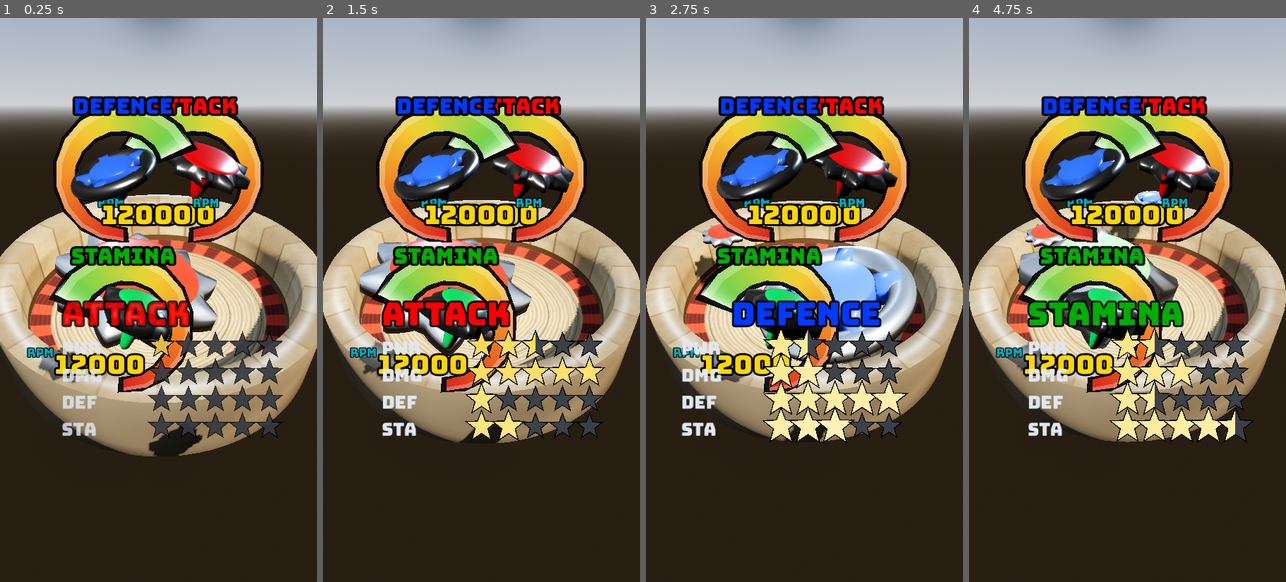
Above: before the commit, frames 1-4 (left to right).
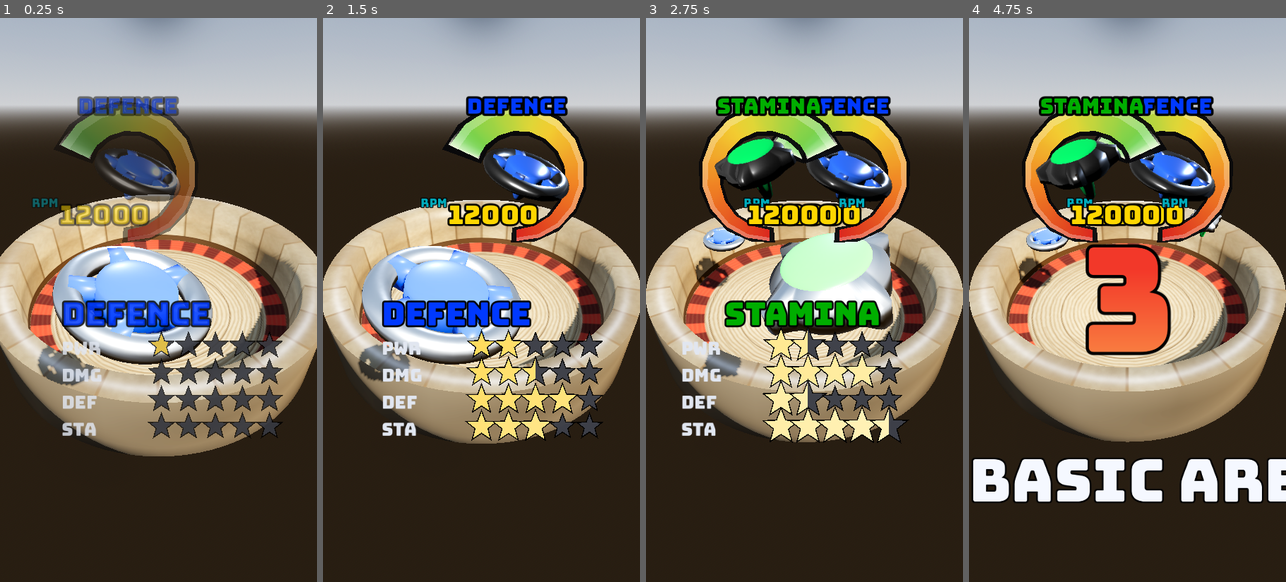
Above: after the commit, the same moments.

Repository: TaurusFire/SuperBattleTops
Game: Godot game, scene res://Scenes/Main.tscn
Same seed, same stepped clock (60 frames per second), same inputs: the game is played once before the commit and once after it.
Inputs:
- Up to frame 1 (0.25 s): no input
- Up to frame 2 (1.5 s): no input
- Up to frame 3 (2.75 s): no input
- Up to frame 4 (4.75 s): no input

The runs differ from the first frame. In frame 1, 24% of the frame differs, in the area x 8-84%, y 13-78%; in frame 2, 20%; in frame 3, 19%; in frame 4, 26%, in the area x 0-100%, y 13-86%.

Commit message:
changes

Diff:
--- a/battle-tops/Resources/TopStats/attack_top.tres
+++ b/battle-tops/Resources/TopStats/attack_top.tres
@@ -26,11 +26,11 @@
 rpm_base_decay_rate = 70.0
 rpm_decay_frac = 0.02
 base_knockback = 50.0
-base_damage = 80.0
+base_damage = 90.0
 defence = 15.0
 weight = 0.14
 move_speed = 0.9
-aggression = 0.9
+aggression = 0.8
 dodge_skill = 0.25
 base_responsiveness = 4.0
 metadata/_custom_type_script = "uid://t37dunmlguwa"
--- a/battle-tops/Resources/TopStats/defence_top.tres
+++ b/battle-tops/Resources/TopStats/defence_top.tres
@@ -25,10 +25,11 @@
 name_colour_secondary = Color(0.5255186, 0.67941904, 1, 1)
 initial_rpm = 12000.0
 rpm_base_decay_rate = 50.0
-base_knockback = 30.0
-base_damage = 30.0
-defence = 80.0
-weight = 0.21
+base_knockback = 40.0
+base_damage = 40.0
+defence = 60.0
+weight = 0.2
 move_speed = 0.75
+aggression = 0.3
 dodge_skill = 0.4
 metadata/_custom_type_script = "uid://t37dunmlguwa"
--- a/battle-tops/Resources/TopStats/kamikaze_top.tres
+++ b/battle-tops/Resources/TopStats/kamikaze_top.tres
@@ -32,7 +32,7 @@
 rpm_base_decay_rate = 120.0
 rpm_decay_frac = 0.02
 base_knockback = 50.0
-base_damage = 90.0
+base_damage = 100.0
 defence = 12.0
 weight = 0.12
 move_speed = 0.9
--- a/battle-tops/Resources/TopStats/speedboost_top.tres
+++ b/battle-tops/Resources/TopStats/speedboost_top.tres
@@ -31,11 +31,11 @@
 initial_rpm = 12000.0
 rpm_base_decay_rate = 40.0
 base_knockback = 30.0
-base_damage = 60.0
+base_damage = 70.0
 defence = 15.0
 weight = 0.14
 move_speed = 0.25
-aggression = 0.7
+aggression = 0.65
 dodge_skill = 0.6
 ability = SubResource("Resource_vpwyr")
 metadata/_custom_type_script = "uid://t37dunmlguwa"
--- a/battle-tops/Resources/TopStats/stamina_top.tres
+++ b/battle-tops/Resources/TopStats/stamina_top.tres
@@ -27,9 +27,9 @@
 rpm_base_decay_rate = 40.0
 rpm_decay_frac = 0.01
 base_knockback = 35.0
+base_damage = 60.0
 defence = 25.0
-weight = 0.14
-move_speed = 0.85
-aggression = 0.6
+weight = 0.15
+move_speed = 0.8
 dodge_skill = 0.5
 metadata/_custom_type_script = "uid://t37dunmlguwa"
--- a/battle-tops/Scenes/Main.tscn
+++ b/battle-tops/Scenes/Main.tscn
@@ -70,7 +70,7 @@
 [node name="GameManager" type="Node" parent="." unique_id=1117798205 node_paths=PackedStringArray("arena", "tops", "intro")]
 script = ExtResource("5_pbw6q")
 arena = NodePath("../Arena")
-tops = [NodePath("../Att"), NodePath("../Def"), NodePath("../Stam")]
+tops = [NodePath("../Def"), NodePath("../Stam")]
 intro = NodePath("../IntroSequence")
 
 [node name="Arena" parent="." unique_id=1258390969 instance=ExtResource("1_kln2b")]
@@ -80,6 +80,7 @@
 
 [node name="Att" parent="." unique_id=2088087833 instance=ExtResource("16_346fj")]
 transform = Transform3D(1, 0, 0, 0, 1, 0, 0, 0, 1, 0, 0.05456163, 0)
+visible = false
 stats = ExtResource("17_0sclb")
 
 [node name="Def" parent="." unique_id=1788708962 instance=ExtResource("16_346fj")]
@@ -127,10 +128,11 @@
 script = ExtResource("14_1p5hy")
 manager = NodePath("../GameManager")
 
-[node name="GaugePanel" type="CanvasLayer" parent="." unique_id=621190517 node_paths=PackedStringArray("manager")]
+[node name="GaugePanel" type="CanvasLayer" parent="." unique_id=621190517 node_paths=PackedStringArray("manager", "intro")]
 script = ExtResource("15_h1m7h")
 manager = NodePath("../GameManager")
 gauge_scene = ExtResource("16_erwvk")
+intro = NodePath("../IntroSequence")
 
 [node name="UI" type="CanvasLayer" parent="." unique_id=1595222250]
 
@@ -146,7 +148,7 @@
 font = ExtResource("17_346fj")
 shader = ExtResource("18_0sclb")
 
-[node name="ResultDisplay" type="Control" parent="UI" unique_id=1205491703 node_paths=PackedStringArray("manager")]
+[node name="ResultDisplay" type="Control" parent="UI" unique_id=1205491703 node_paths=PackedStringArray("manager", "finish_display")]
 layout_mode = 3
 anchors_preset = 15
 anchor_right = 1.0
@@ -155,6 +157,7 @@
 grow_vertical = 2
 script = ExtResource("17_2w5on")
 manager = NodePath("../../GameManager")
+finish_display = NodePath("../FinishDisplay")
 font = ExtResource("17_346fj")
 shader = ExtResource("18_0sclb")
 top_colour = Color(0, 0.6076555, 0.6562108, 1)
@@ -249,7 +252,7 @@
 wall_sounds = Array[AudioStream]([ExtResource("35_d8m2u")])
 doom_sting = ExtResource("34_utia5")
 ko_call = ExtResource("37_lac6x")
-ko_bell = ExtResource("38_off7b")
+finish_bell = ExtResource("38_off7b")
 game_call = ExtResource("39_off7b")
 game_call_delay = 0.0
 metadata/_custom_type_script = "uid://dcgiv3nc2u51b"
--- a/battle-tops/Scripts/arena.gd
+++ b/battle-tops/Scripts/arena.gd
@@ -6,7 +6,7 @@
 @export var radius := 0.155
 @export var wall_radius := 0.165
 @export var wall_bounce := 0.65
-@export var wall_damage := 100
+@export var wall_damage := 250
 @export var gravity := 1.01
 @export var bowl_curve := 0.8   # the K in y = K·r²
 @export var wall_top_height := 0.076
--- a/battle-tops/Scripts/finish_display.gd
+++ b/battle-tops/Scripts/finish_display.gd
@@ -4,6 +4,8 @@
 ## Announces *how* the match ended, ahead of who won. The distinction matters
 ## for the clip: a knockout and a spin-out are different endings, and naming
 ## which one happened lands harder than going straight to the winner.
+
+signal finish_shown
 
 @export_group("Finish")
 @export var manager: GameManager
@@ -24,7 +26,7 @@
 	assert(manager != null, "FinishDisplay: manager is unassigned.")
 	for top in manager.tops:
 		top.knocked_out.connect(_on_knocked_out)
-		top.entered_dying.connect(_on_entered_dying)
+		top.stopped.connect(_on_stopped)
 
 
 func _on_knocked_out(_top: Top) -> void:
@@ -33,7 +35,7 @@
 	_announce(ko_text, ko_top_colour, ko_bottom_colour)
 
 
-func _on_entered_dying(top: Top) -> void:
+func _on_stopped(top: Top) -> void:
 	# entered_dying also fires for knockouts, which have their own call.
 	if top.current_state == Top.State.KNOCKED_OUT:
 		return
@@ -45,9 +47,9 @@
 ## True when at most one top is still fighting — so this is the ending, not
 ## just an elimination partway through a three-way.
 func _is_final() -> bool:
-	var still_in = manager.tops.filter(func(t):
-		return t.current_state == Top.State.ACTIVE)
-	return still_in.size() <= 1
+	var alive = manager.tops.filter(func(t):
+		return t.current_state not in [Top.State.STOPPED, Top.State.KNOCKED_OUT])
+	return alive.size() <= 1
 
 
 func _announce(text: String, top_col: Color, bottom_col: Color) -> void:
@@ -56,3 +58,6 @@
 	_announced = true
 	set_colours(top_col, bottom_col)
 	show_text(text, finish_hold, 1.0, finish_font_size)
+
+	await get_tree().create_timer(finish_hold, true, false, true).timeout
+	finish_shown.emit()
--- a/battle-tops/Scripts/gauge_panel.gd
+++ b/battle-tops/Scripts/gauge_panel.gd
@@ -7,6 +7,9 @@
 
 @export var manager: GameManager
 @export var gauge_scene: PackedScene
+@export var intro: IntroSequence
+
+
 @export var gauge_size := Vector2(180, 180)
 ## Inset from the screen edges.
 ## Horizontal inset for the first row.
@@ -22,6 +25,7 @@
 
 
 var _gauges: Array[RPMGauge] = []
+var _by_top := {}
 
 func _ready() -> void:
 	assert(manager != null, "GaugePanel needs the manager assigned.")
@@ -41,8 +45,18 @@
 		# Even indices go left, odd go right; each pair starts a new row.
 		var is_right := (i % 2) == 1
 		var row := i / 2
-		_gauges.append(_make_gauge(valid[i], is_right, row))
+		var g = _make_gauge(valid[i], is_right, row)
+		_gauges.append(g)
+		_by_top[valid[i]] = g
+		if intro != null:
+			g.hide_until_entrance(is_right)
 
+	if intro != null:
+		intro.top_introduced.connect(_on_top_introduced)
+
+func _on_top_introduced(top: Top, _index: int) -> void:
+	if _by_top.has(top):
+		_by_top[top].enter()
 
 func _make_gauge(top: Top, is_right: bool, row: int) -> RPMGauge:
 	var g: RPMGauge = gauge_scene.instantiate()
--- a/battle-tops/Scripts/impact_sfx.gd
+++ b/battle-tops/Scripts/impact_sfx.gd
@@ -65,11 +65,11 @@
 @export var voice_pitch := 1
 ## Rings under the K.O. call. A bell has a long tail, so it needs its own
 ## player — sharing with the voice would have each cut the other off.
-@export var ko_bell: AudioStream
-@export var ko_bell_volume_db := -3.0
+@export var finish_bell: AudioStream
+@export var finish_bell_volume_db := -3.0
 ## Delay relative to the call. Slightly ahead reads as the bell triggering the
 ## announcement rather than echoing it.
-@export var ko_bell_delay := 0.0
+@export var finish_bell_delay := 0.0
 
 @export_group('Finish')
 ## Called when the last top spins out rather than being knocked out.
@@ -124,11 +124,12 @@
 		return t.current_state == Top.State.ACTIVE)
 	if still_in.size() > 1:
 		return
+
+	_finish_called = true
+	_ring_bell()
+
 	if game_call == null:
 		return
-	_finish_called = true
-
-
 	if game_call_delay > 0.0:
 		await get_tree().create_timer(game_call_delay, true, false, true).timeout
 	_game_player.stream = game_call
@@ -169,8 +170,7 @@
 func _on_knocked_out(_top: Top) -> void:
 	if _finish_called:
 		return
-	if ko_call == null:
-		return
+
 	# Only when it settles the match: everyone else is already out or on their
 	# way, so this knockout is the one that ends it.
 	var still_in = manager.tops.filter(func(t):
@@ -179,8 +179,10 @@
 		return
 
 	_finish_called = true
-
-
+	_ring_bell()
+
+	if ko_call == null:
+		return
 	if ko_call_delay > 0.0:
 		await get_tree().create_timer(ko_call_delay, true, false, true).timeout
 	_ko_player.stream = ko_call
@@ -235,3 +237,10 @@
 	await _doom_tween.finished
 	_doom_player.stop()
 	_doom_player.volume_db = doom_volume_db
+
+func _ring_bell() -> void:
+	if finish_bell == null:
+		return
+	_bell_player.stream = finish_bell
+	_bell_player.volume_db = finish_bell_volume_db
+	_bell_player.play()
--- a/battle-tops/Scripts/result_display.gd
+++ b/battle-tops/Scripts/result_display.gd
@@ -5,7 +5,6 @@
 @export var manager: GameManager
 ## Seconds to wait after the match resolves before the banner appears, so the
 ## topple has time to play out.
-@export var result_delay := 1.6
 @export var result_hold := 1.5
 @export var result_font_size := 96
 @export var draw_text := "DRAW"
@@ -14,35 +13,53 @@
 @export var draw_top_colour := Color(0.423, 0.45, 0.537, 1.0)
 @export var draw_bottom_colour := Color(0.779, 0.793, 0.82, 1.0)
 
+@export var finish_display: FinishDisplay
+## Extra pause after the finish banner clears, before the winner appears.
+@export var result_gap := 0.25
+
+var _pending_winners: Array[Top] = []
+var _finish_done := false
+
 func _ready() -> void:
 	super()
-	assert(manager != null, "ResultDisplay needs the manager assigned.")
+	assert(manager != null, "ResultDisplay: manager is unassigned.")
 	manager.match_ended.connect(_on_match_ended)
+	if finish_display != null:
+		finish_display.finish_shown.connect(_on_finish_shown)
+	else:
+		_finish_done = true
+
+
+func _on_finish_shown() -> void:
+	_finish_done = true
+	if not _pending_winners.is_empty():
+		_show_result()
 
 
 func _on_match_ended(winners: Array[Top]) -> void:
+	_pending_winners = winners
+	if _finish_done:
+		_show_result()
+
+
+func _show_result() -> void:
+	var winners = _pending_winners
+	_pending_winners = []
+
 	var text: String
 	if winners.is_empty():
 		text = no_contest_text
-		set_colours(top_colour, bottom_colour)
+		set_colours(draw_top_colour, draw_bottom_colour)
 	elif winners.size() == 1:
-		var w := winners[0]
+		var w = winners[0]
 		text = "%s WINS" % w.display_name().to_upper()
-		# The winner's own colours, so the banner belongs to that fighter.
-		var base := w.stats.name_colour
-		var second := w.stats.name_colour_secondary
-		if second.a > 0.001:
-			set_colours(base, second)
-		else:
-			set_colours(base, base)
+		var base = w.stats.name_colour
+		var second = w.stats.name_colour_secondary
+		set_colours(base, second if second.a > 0.001 else base)
 	else:
 		text = draw_text
 		set_colours(draw_top_colour, draw_bottom_colour)
-	if winners.is_empty():
-		text = no_contest_text
-		set_colours(draw_top_colour, draw_bottom_colour)
 
-	if result_delay > 0.0:
-		await get_tree().create_timer(result_delay, true, false, true).timeout
-
+	if result_gap > 0.0:
+		await get_tree().create_timer(result_gap, true, false, true).timeout
 	show_text(text, result_hold, 1.0, result_font_size)
--- a/battle-tops/Scripts/rpm_gauge.gd
+++ b/battle-tops/Scripts/rpm_gauge.gd
@@ -107,6 +107,16 @@
 @export var marker_overhang := 5.0
 @export var marker_outline := Color(0, 0, 0, 0.9)
 
+@export_group("Entrance")
+## Seconds the gauge takes to slide into place.
+@export var entrance_time := 0.35
+## How far it starts outside its resting position, in pixels.
+@export var entrance_offset := 220.0
+var _entrance := 1.0        # 1 is fully off-screen, 0 is settled
+var _entering := false
+var _rest_position := Vector2.ZERO
+var _entrance_dir := 1.0
+
 var _fill := 1.0
 var _chip := 1.0
 var _chip_timer := 0.0
@@ -286,6 +296,17 @@
 	add_child(_rpm_caption)
 
 func _process(delta: float) -> void:
+	if _entering:
+		_entrance = max(_entrance - delta / max(entrance_time, 0.001), 0.0)
+		# Ease out, so it decelerates into place rather than arriving flat.
+		var eased = _entrance * _entrance
+		position = _rest_position + Vector2(entrance_offset * _entrance_dir * eased, 0.0)
+		modulate.a = 1.0 - eased
+		if _entrance <= 0.0:
+			_entering = false
+			position = _rest_position
+			modulate.a = 1.0
+
 	if top == null:
 		return
 
@@ -550,6 +571,21 @@
 	if readout_font != null:
 		l.add_theme_font_override("font", readout_font)
 	l.add_theme_font_size_override("font_size", int(readout_size * rpm_text_scale))
+
+func hide_until_entrance(from_right: bool) -> void:
+	visible = false
+	_entrance = 1.0
+	_entering = false
+	_entrance_dir = 1.0 if from_right else -1.0
+
+
+## Slides in from the side it sits on.
+func enter() -> void:
+	_rest_position = position
+	_entering = true
+	_entrance = 1.0
+	visible = true
+
 
 ## A tick across the arc at `frac` along the sweep, marking where an ability
 ## will fire. Drawn as its own small band so it follows the taper and the
--- a/battle-tops/Scripts/top.gd
+++ b/battle-tops/Scripts/top.gd
@@ -88,7 +88,7 @@
 
 @export_group('Combat')
 ## Reference RPM the power curves are measured against.
-@export var ref_rpm = 10000.0
+@export var ref_rpm = 9000.0
 ## Fraction of knockback converted to an upward hop.
 @export var vertical_fraction = 0.25
 ## How much the RPM advantage swings knockback. At 0 it's ignored; the
@@ -113,7 +113,7 @@
 ## Shape of the transition. Below 1 the rise starts early and eases in; above
 ## 1 it stays low through most of the match then climbs sharply near death.
 @export var vertical_mult_curve = 1.1
-@export_range(0.0, 1.0) var attacker_recoil = 0.3
+@export_range(0.0, 1.0) var attacker_recoil = 0.4
 
 @export_group('RPM')
 ## The threshold at which a top is beaten.
@@ -150,13 +150,13 @@
 ## intent so tops can never settle inside each other.
 @export var separation_factor = 1.05
 @export var separation_strength = 2.0
-@export var slope_scale := 30
+@export var slope_scale := 20
 ## Radius, as a fraction of the arena, beyond which a top counts as loitering.
-@export_range(0.0, 1.0) var loiter_radius_frac = 0.4
+@export_range(0.0, 1.0) var loiter_radius_frac = 0.6
 ## Seconds at the edge before the inward pull reaches full strength.
 @export var loiter_patience = 0.5
 ## Peak inward pull.
-@export var loiter_pull = 4
+@export var loiter_pull = 2
 ## How fast the timer unwinds once back inside. Higher forgets sooner.
 @export var loiter_recovery = 2
 
@@ -190,7 +190,7 @@
 ## line flickers between fleeing and closing every frame.
 @export var flee_hysteresis = 0.05
 ## Distance it tries to keep from the nearest opponent.
-@export var flee_distance = 0.10
+@export var flee_distance = 0.05
 ## Speed multiplier while fleeing. Above 1 so a desperate top can actually
 ## escape rather than being run down immediately.
 @export var flee_speed = 1.1
@@ -270,7 +270,7 @@
 @export_range(0.0, 1.0) var combo_aggression_weight = 0.6
 ## Each additional hit multiplies the chance by this, so long combos are rare
 ## without a cap having to enforce it.
-@export_range(0.1, 1.0) var combo_chance_decay = 0.35
+@export_range(0.1, 1.0) var combo_chance_decay = 0.4
 @export var combo_max_hits = 5
 
 @export_subgroup('Rhythm')
